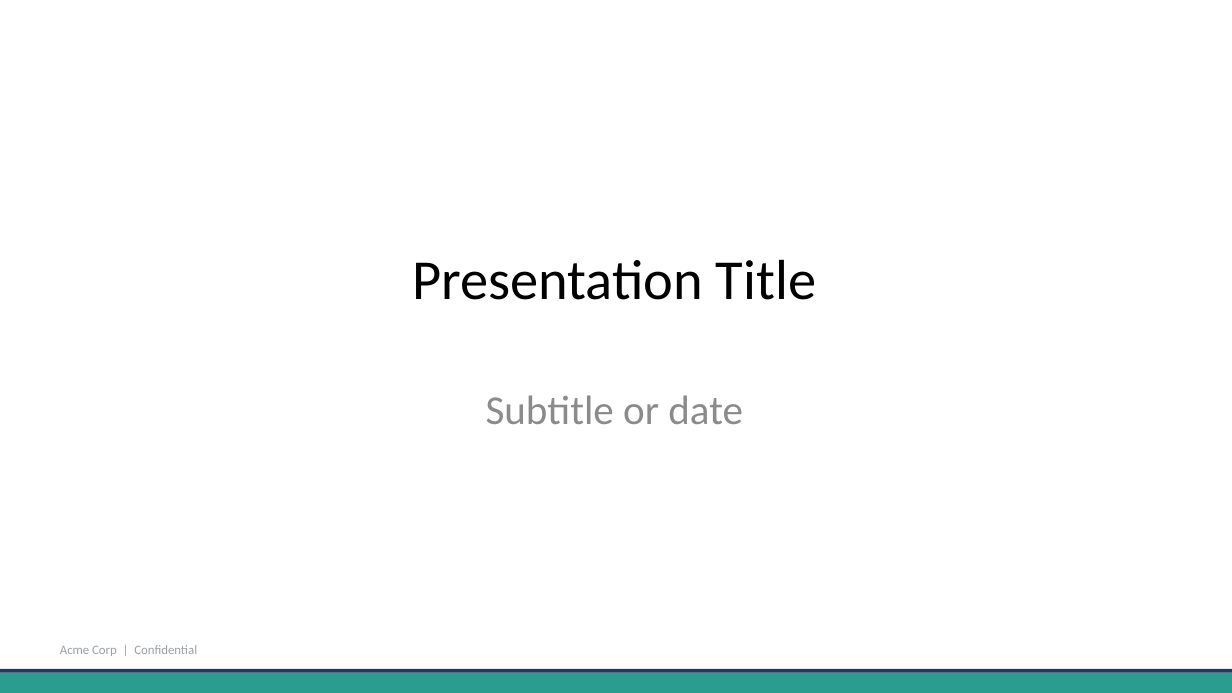
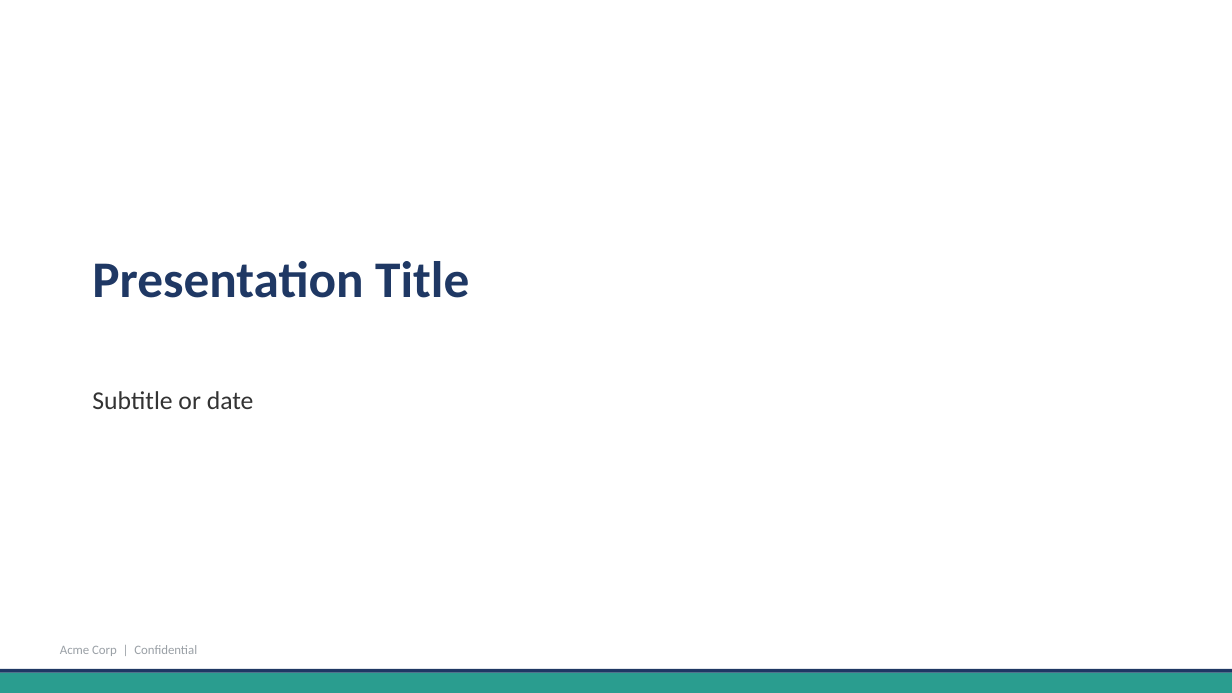
Before and after one commit to ryanhyma/ppt-deck-mcp, a slide deck: slide 1 of templates/corporate-2slide.pptx. Drawn at 1232x693 pixels with LibreOffice and Linux fonts; fonts in the diff are those of the drawing. Boxes give left, top, right and bottom in pixels: in the first picture for what was removed or moved away, otherwise in the second. Text is boxed around its words. In the diff, an @@ line names an element or a change of style, - is before the commit and + after.

Commit message:
harness: 100-case corpus, runner/validator, 5 templates + gallery, first 12-case pass
- tests/make_cases.py + cases.json (97 -> 100)
- tests/run_suite.py: new conversation per case, auth refresh, validation
- templates: themed manifests + previews; App style picker
- build_deck validates chart/table specs instead of silently skipping
- tests/results/SUITE-REPORT.md

```diff
--- a/templates/corporate-2slide.pptx
+++ b/templates/corporate-2slide.pptx
@@ title "Presentation Title" at [92,261,469,298]: size 44 to 40 pt, text colour #000000 to #1F3864, bold on; alignment centre to left @@
@@ subtitle "Subtitle or date" at [92,391,254,409]: size 32 to 20 pt, text colour #8C8C8C to #333333; alignment centre to left; less space between paragraphs @@
```
Also in this commit, not shown: 1 other slide changed, 26 other files.
